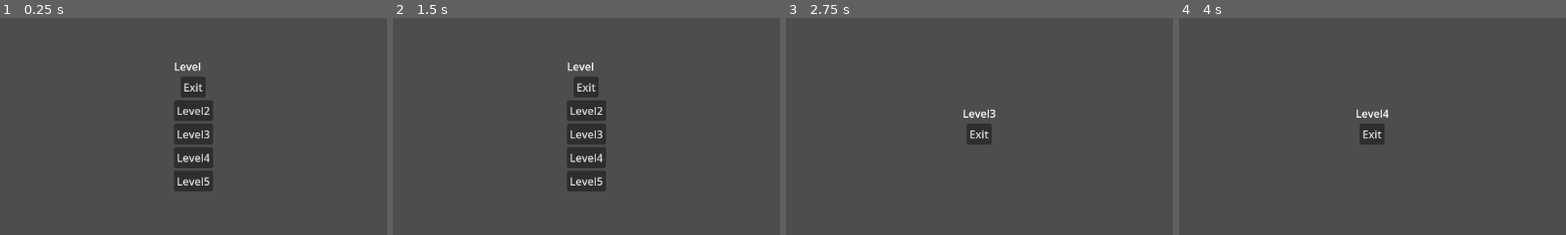
Above: before the commit, frames 1-4 (left to right).
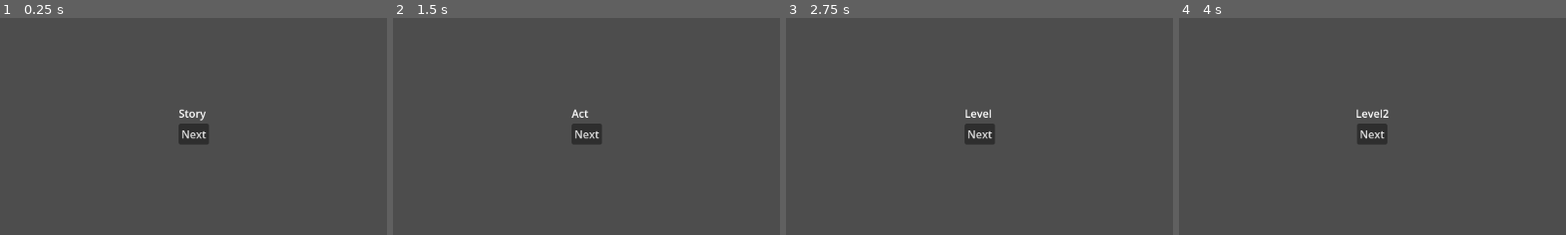
Above: after the commit, the same moments.

Repository: kentlizardo/demakers-game
Game: Godot game, scene res://scenes/main.tscn
Two runs of this game, one before a commit and one after it. Both use one fixed random seed, a clock stepped at 60 frames per second and the inputs below.
Inputs (mouse positions are % of the whole screen's width and height, from its top left):
- Up to frame 1 (0.25 s): no input
- Up to frame 2 (1.5 s): click (50, 47) at 0.5 s, where only the run before the commit has a clickable "Level2"; click (50, 52) at 1.25 s, where only the run after the commit has a clickable "Next"
- Up to frame 3 (2.75 s): click (50, 52) at 2 s, where only the run before the commit has a clickable "Level3"
- Up to frame 4 (4 s): click (50, 52) at 2.75 s, where only the run after the commit has a clickable "Next"; click (50, 57) at 3.5 s, where only the run before the commit has a clickable "Level4"
The pictures show only the part of the screen within x 25-75%, y 25-75%; the shares and areas given below are measured in that part.

The runs differ from the first frame. In frame 1, 3.6% of the frame differs, in the area x 45-55%, y 20-80%; in frame 2, 3.6%; in frame 3, 0.5%; in frame 4, 0.3%.
Error in both runs: Out of bounds get index '1' (on base: 'Array[Dictionary]') (res://scenes/util/debug.gd:39)

Commit message:
Created autostep location draft for impl. locations. Also added devlogs

Diff:
--- /dev/null
+++ b/dev/test_location_autostep_menu.gd
@@ -0,0 +1,16 @@
+extends Control
+
+@export var stage_lbl: Label
+@export var exit_btn: Button
+
+# Called when the node enters the scene tree for the first time.
+func _ready() -> void:
+	stage_lbl.text = Run.current.location.name
+
+# Called every frame. 'delta' is the elapsed time since the previous frame.
+func _process(delta: float) -> void:
+	pass
+
+func proceed() -> void:
+	print("completing")
+	Sandbox.complete()
--- /dev/null
+++ b/dev/test_location_autostep_menu.tscn
@@ -0,0 +1,40 @@
+[gd_scene load_steps=2 format=3 uid="uid://0t0cv6c74uia"]
+
+[ext_resource type="Script" path="res://dev/test_location_autostep_menu.gd" id="1_iiygl"]
+
+[node name="TestLocationMenu" type="Control" node_paths=PackedStringArray("stage_lbl", "exit_btn")]
+layout_mode = 3
+anchors_preset = 15
+anchor_right = 1.0
+anchor_bottom = 1.0
+grow_horizontal = 2
+grow_vertical = 2
+script = ExtResource("1_iiygl")
+stage_lbl = NodePath("VBoxContainer/Label")
+exit_btn = NodePath("VBoxContainer/Next")
+
+[node name="VBoxContainer" type="VBoxContainer" parent="."]
+layout_mode = 1
+anchors_preset = 8
+anchor_left = 0.5
+anchor_top = 0.5
+anchor_right = 0.5
+anchor_bottom = 0.5
+offset_left = -20.0
+offset_top = -20.0
+offset_right = 20.0
+offset_bottom = 20.0
+grow_horizontal = 2
+grow_vertical = 2
+
+[node name="Label" type="Label" parent="VBoxContainer"]
+layout_mode = 2
+text = "Current Location: "
+
+[node name="Next" type="Button" parent="VBoxContainer"]
+layout_mode = 2
+size_flags_horizontal = 4
+text = "Next
+"
+
+[connection signal="pressed" from="VBoxContainer/Next" to="." method="proceed"]
--- a/scenes/main.tscn
+++ b/scenes/main.tscn
@@ -1,40 +1,42 @@
-[gd_scene load_steps=6 format=3 uid="uid://dxus8oa1fjdgb"]
+[gd_scene load_steps=7 format=3 uid="uid://dxus8oa1fjdgb"]
 
-[ext_resource type="Script" path="res://scenes/game/game.gd" id="1_vmw1k"]
+[ext_resource type="Script" path="res://scenes/save/save.gd" id="1_vmw1k"]
 [ext_resource type="Script" path="res://scenes/run/run.gd" id="2_0qm2t"]
+[ext_resource type="Script" path="res://scenes/run/story/story.gd" id="3_vu0lw"]
 [ext_resource type="Script" path="res://scenes/run/story/location.gd" id="4_3uraq"]
 [ext_resource type="Script" path="res://scenes/run/story/act.gd" id="5_7ppfp"]
 [ext_resource type="Script" path="res://scenes/run/story/level.gd" id="6_ars4f"]
 
 [node name="Root" type="Node"]
 
-[node name="Game" type="Node" parent="." node_paths=PackedStringArray("run")]
+[node name="Save" type="Node" parent="." node_paths=PackedStringArray("run")]
 script = ExtResource("1_vmw1k")
 run = NodePath("Run")
 
-[node name="Run" type="Node" parent="Game" node_paths=PackedStringArray("initial_location")]
+[node name="Run" type="Node" parent="Save" node_paths=PackedStringArray("initial_location")]
 script = ExtResource("2_0qm2t")
-initial_location = NodePath("Story/Act/Level")
+initial_location = NodePath("Story")
 
-[node name="Story" type="Node" parent="Game/Run"]
+[node name="Story" type="Node" parent="Save/Run"]
+script = ExtResource("3_vu0lw")
 
-[node name="Act" type="Node" parent="Game/Run/Story"]
+[node name="Act" type="Node" parent="Save/Run/Story"]
 script = ExtResource("5_7ppfp")
 
-[node name="Level" type="Node" parent="Game/Run/Story/Act"]
+[node name="Level" type="Node" parent="Save/Run/Story/Act"]
 script = ExtResource("6_ars4f")
 
-[node name="Level2" type="Node" parent="Game/Run/Story/Act/Level"]
+[node name="Level2" type="Node" parent="Save/Run/Story/Act/Level"]
 script = ExtResource("6_ars4f")
 
-[node name="Level3" type="Node" parent="Game/Run/Story/Act/Level"]
+[node name="Level3" type="Node" parent="Save/Run/Story/Act/Level"]
 script = ExtResource("6_ars4f")
 
-[node name="Level4" type="Node" parent="Game/Run/Story/Act/Level"]
+[node name="Level4" type="Node" parent="Save/Run/Story/Act/Level"]
 script = ExtResource("6_ars4f")
 
-[node name="Level5" type="Node" parent="Game/Run/Story/Act/Level"]
+[node name="Level5" type="Node" parent="Save/Run/Story/Act/Level"]
 script = ExtResource("6_ars4f")
 
-[node name="Location" type="Node" parent="Game/Run/Story"]
+[node name="Location" type="Node" parent="Save/Run/Story"]
 script = ExtResource("4_3uraq")
--- a/scenes/run/run.gd
+++ b/scenes/run/run.gd
@@ -37,6 +37,7 @@
 	call_deferred("add_child", level_instance)
 
 func stage(frontier: Location) -> void:
+	print("moving to " + frontier.name)
 	if level_instance:
 		level_instance.queue_free()
 	_create_sandbox()
--- a/scenes/run/story/level.gd
+++ b/scenes/run/story/level.gd
@@ -1,4 +1,27 @@
 class_name Level extends Location
+
+## Retrieves all locations from root to this node.
+static func _index(node: Node) -> Array[Location]:
+	if !node:
+		return []
+	if node is Location:
+		return _index(node.get_parent()) + ([node] as Array[Location])
+	return _index(node.get_parent())
+
+## This function creates an index of all Superlocations
+## While keeping only the highest Level location.
+static func _create_level_index(node: Node) -> Array[Location]:
+	var loc_index := _index(node)
+	var highest_level: Level
+	for i: Location in loc_index:
+		if i is Level:
+			highest_level = i
+	assert(highest_level, "Should not be calling _create_level_index from a non Level node.")
+	var filter := func(loc: Location) -> bool:
+		if loc is Level:
+			return loc == highest_level
+		return true
+	return loc_index.filter(filter)
 
 @export var level_template: PackedScene
 
@@ -11,41 +34,5 @@
 func _build() -> void:
 	pass
 
-## Retrieves all locations from root to this node.
-func _index(node: Node) -> Array[Location]:
-	if !node:
-		return []
-	if node is Location:
-		return _index(node.get_parent()) + ([node] as Array[Location])
-	return _index(node.get_parent())
-
-## This function creates an index of all Superlocations
-## While keeping only the highest Level location.
-func _create_level_index(node: Node) -> Array[Location]:
-	var loc_index := _index(self)
-	var highest_level: Level
-	for i: Location in loc_index:
-		if i is Level:
-			highest_level = i
-	assert(highest_level, "Should not be calling _create_level_index from a non Level node.")
-	var filter := func(loc: Location) -> bool:
-		if loc is Level:
-			return loc == highest_level
-		return true
-	return loc_index.filter(filter)
-
 func _enter(sandbox: Sandbox) -> void:
-	const TestLocMenu := preload("res://dev/test_location_menu.gd")
-	var level_index := _create_level_index(self)
-	var menu := load("res://dev/test_location_menu.tscn").instantiate() as TestLocMenu
-	var nav := {}
-	for i in get_sub_locations():
-		nav[i.name as String] = i
-	var nav_keys: Array[String]
-	nav_keys.assign(nav.keys())
-	menu.populate(nav_keys)
-	menu.choice_picked.connect(func(key: String) -> void:
-		Run.current.stage(nav[key])
-		)
-	sandbox.add_child(menu)
-	sandbox.completed.connect(func() -> void: Run.current.stage(self.get_parent()))
+	var level_index := Level._create_level_index(self)
--- a/scenes/run/story/location.gd
+++ b/scenes/run/story/location.gd
@@ -1,8 +1,7 @@
 @icon("res://editor/icons/feather/map-pin.svg")
 class_name Location extends Node
-var i_eraseble:int
 
-var is_built: bool = false
+@export var is_built: bool = false
 
 func _init() -> void:
 	Debug.abstr_class(self)
@@ -23,6 +22,47 @@
 func enter(sandbox: Sandbox) -> void:
 	build()
 	_enter(sandbox)
+	_test_loc_autostep(sandbox)
+
+func _test_loc(sandbox: Sandbox) -> void:
+	const TestLocMenu := preload("res://dev/test_location_menu.gd")
+	var menu := load("res://dev/test_location_menu.tscn").instantiate() as TestLocMenu
+	var nav := {}
+	for i in get_sub_locations():
+		nav[i.name as String] = i
+	var nav_keys: Array[String]
+	nav_keys.assign(nav.keys())
+	menu.populate(nav_keys)
+	menu.choice_picked.connect(func(key: String) -> void:
+		Run.current.stage(nav[key])
+		)
+	sandbox.add_child(menu)
+	sandbox.completed.connect(func() -> void: Run.current.stage(self.get_parent()))
+
+var curr_loc: Location = null
+func _test_loc_autostep(sandbox: Sandbox) -> void:
+	const TestLocAutostep := preload("res://dev/test_location_autostep_menu.gd")
+	var menu := load("res://dev/test_location_autostep_menu.tscn").instantiate() as TestLocAutostep
+	sandbox.add_child(menu)
+	if get_sub_locations().size() > 0:
+		if !curr_loc:
+			print("No current location, setting it to first child.")
+			curr_loc = get_sub_locations()[0]
+		else:
+			var last_index := get_sub_locations().find(curr_loc)
+			var next_index := last_index + 1
+			if next_index < get_sub_locations().size():
+				print("Found sublocation")
+				curr_loc = get_sub_locations()[last_index + 1]
+			else:
+				print("Completed current location, moving back to parent")
+				curr_loc = null
+	else:
+		print("Location is a leaf, will move back to parent when done")
+	if curr_loc:
+		sandbox.completed.connect(func() -> void: Run.current.stage(curr_loc))
+	else:
+		sandbox.completed.connect(func() -> void: Run.current.stage(self.get_parent()))
 
 func get_sub_locations() -> Array[Location]:
 	var locs: Array[Location]
--- /dev/null
+++ b/scenes/run/story/story.gd
@@ -0,0 +1,4 @@
+@icon("res://editor/icons/feather/compass.svg")
+class_name Story extends Location
+
+@export var current_act: Act
--- a/scenes/game/game.gd
+++ b/scenes/save/save.gd
@@ -1,6 +1,6 @@
-class_name Game extends Node
+class_name Save extends Node
 
-static var current: Game
+static var current: Save
 
 @export var run: Run
 
Not shown, added: docs/.prettierrc
Not shown, changed: docs/devlog.md
